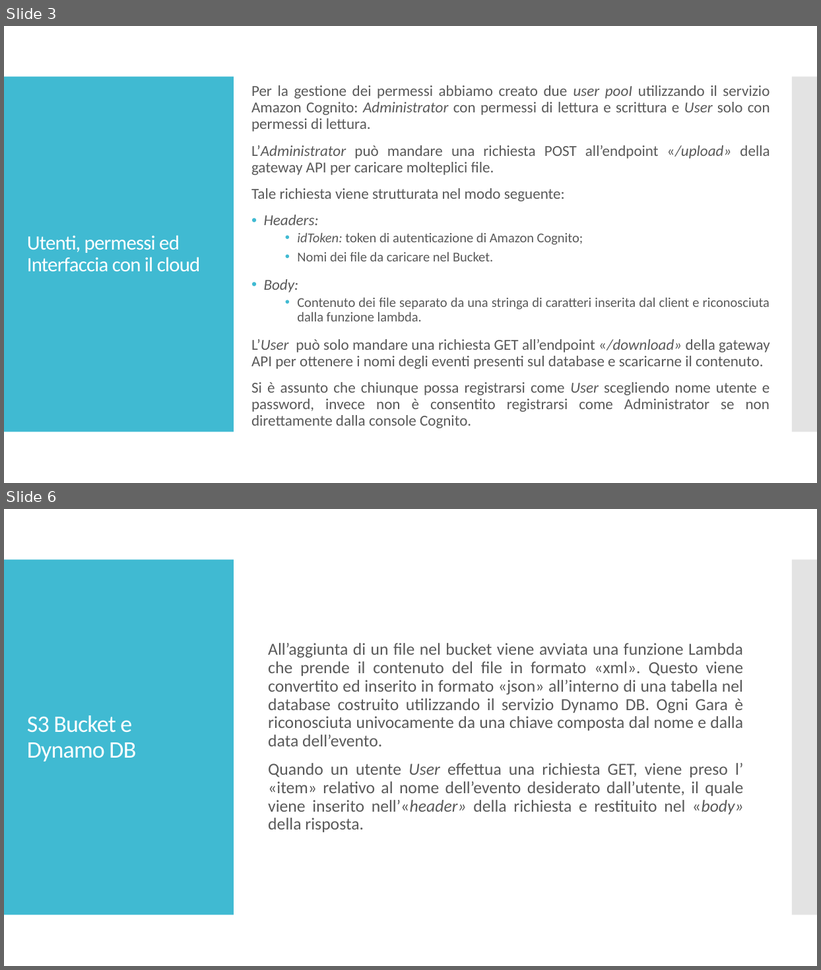
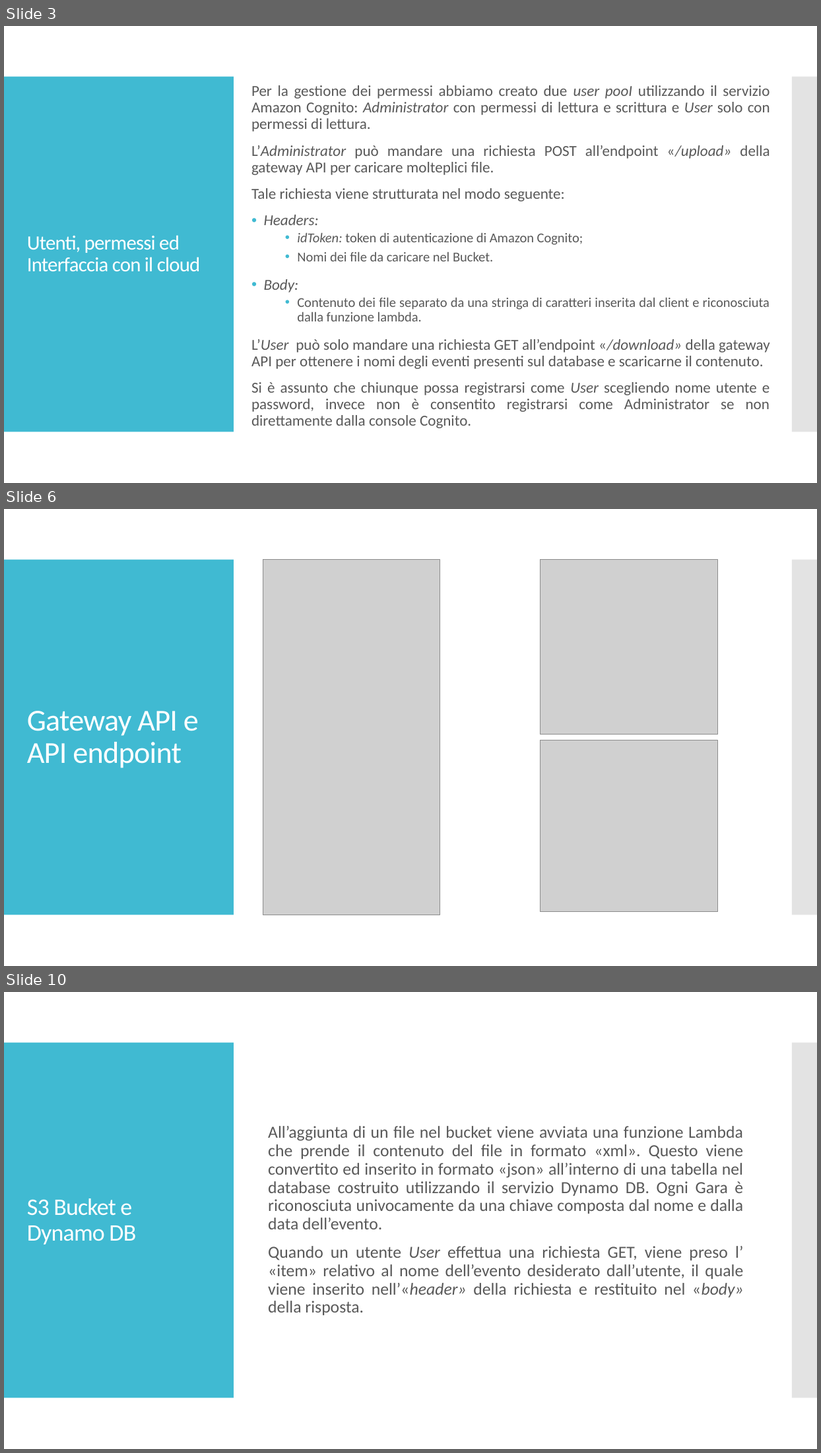
Before and after one commit to MatiasNegro/tcm_homeworks_and_project, a slide deck: presentazionev2.0.pptx. Shown one above the other, each under a label of ours: slides 3 and 6 before the commit, slides 3, 6 and 10 after it; the slides between them are not shown. The pictures are 821x970 and 821x1453 pixels, drawn with LibreOffice and Linux fonts; fonts in the diff are those of the drawing; grey boxes stand for pictures. Boxes give left, top, right and bottom in pixels: in the first picture for what was removed or moved away, otherwise in the second. Text is boxed around its words. In the diff, an @@ line names an element or a change of style, - is before the commit and + after.

```diff
--- a/presentazionev2.0.pptx
+++ b/presentazionev2.0.pptx
@@ slide 6 added at (4,509,817,966), background #FFFFFF; not listed: 2 template elements that a slide beside it also shows @@
@@ picture added at (263,560,441,915) @@
@@ picture added at (540,560,717,734) @@
@@ title added at (27,711,199,768), 36 pt, text #FFFFFF @@
+Gateway API e API endpoint
@@ picture added at (540,741,717,912) @@
@@ what was slide 6 is now slide 10 @@
```
Also in this commit, not shown: 2 slides changed, 4 other slides added, 2 other files.
